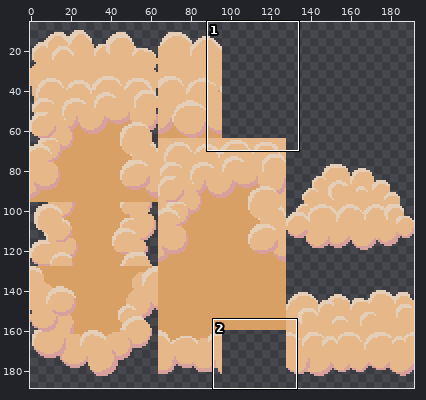
Two states of a sprite sheet, Assets/Sprites/Coral Updates/FloorCloudSprites.png. The first picture is a wide view before the edit; the outline marks the close-up.
Close-up. First the earlier version:
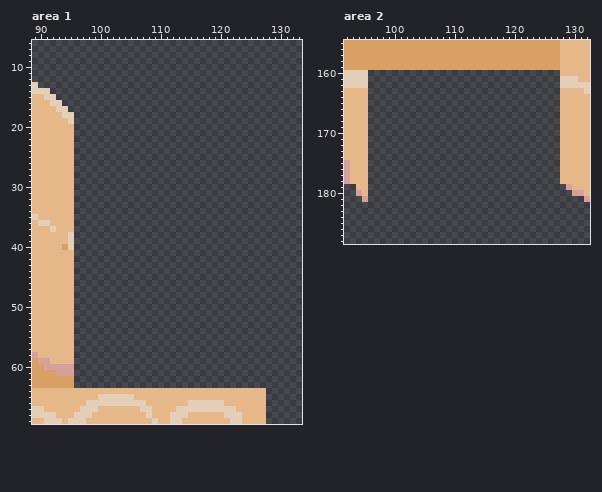
The file is 192x192 pixels. Shown: area 1: x 89..133, y 6..69; area 2: x 92..132, y 155..188. The wide view leaves out empty margins.
The same view after the edit:
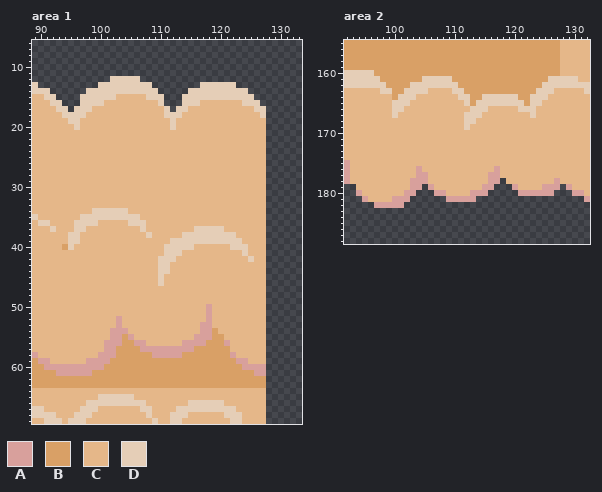
Palette (. is transparent): A #d8a09c  B #d9a066  C #e5b789  D #e5ceb7
Changes in this commit:
Changed rows in their new state; - is an unchanged pixel.
Area 1:
first column x 96:
12 ------DDDDD---------------------
13 ----DDDDDDDDD--------DDDDDD-----
14 --DDDDDDDDDDDD-----DDDDDDDDDD---
15 -DDDDDDCCCCCDDD---DDDDDDDDDDDD--
16 -DDDDCCCCCCCCCD---DDDCCCCCCCDDD-
17 DDDCCCCCCCCCCCCD-DDCCCCCCCCCCCDD
18 DDCCCCCCCCCCCCCDDDCCCCCCCCCCCCCD
19 DCCCCCCCCCCCCCCCDCCCCCCCCCCCCCCC
20 DCCCCCCCCCCCCCCCDCCCCCCCCCCCCCCC
21 CCCCCCCCCCCCCCCCCCCCCCCCCCCCCCCC
22 CCCCCCCCCCCCCCCCCCCCCCCCCCCCCCCC
23 CCCCCCCCCCCCCCCCCCCCCCCCCCCCCCCC
24 CCCCCCCCCCCCCCCCCCCCCCCCCCCCCCCC
25 CCCCCCCCCCCCCCCCCCCCCCCCCCCCCCCC
26 CCCCCCCCCCCCCCCCCCCCCCCCCCCCCCCC
27 CCCCCCCCCCCCCCCCCCCCCCCCCCCCCCCC
28 CCCCCCCCCCCCCCCCCCCCCCCCCCCCCCCC
29 CCCCCCCCCCCCCCCCCCCCCCCCCCCCCCCC
30 CCCCCCCCCCCCCCCCCCCCCCCCCCCCCCCC
31 CCCCCCCCCCCCCCCCCCCCCCCCCCCCCCCC
32 CCCCCCCCCCCCCCCCCCCCCCCCCCCCCCCC
33 CCCCCCCCCCCCCCCCCCCCCCCCCCCCCCCC
34 CCCDDDDDDCCCCCCCCCCCCCCCCCCCCCCC
35 CDDDDDDDDDDCCCCCCCCCCCCCCCCCCCCC
36 DDDDCCCCCDDDCCCCCCCCCCCCCCCCCCCC
37 DDCCCCCCCCCDCCCCCCCCDDDDDCCCCCCC
38 DCCCCCCCCCCCDCCCCCDDDDDDDDDCCCCC
39 DCCCCCCCCCCCCCCCDDDDDDDDDDDDCCCC
40 CCCCCCCCCCCCCCCDDDDDCCCCCCDDDCCC
41 CCCCCCCCCCCCCCCDDDCCCCCCCCCCDCCC
42 CCCCCCCCCCCCCCDDDCCCCCCCCCCCCDCC
43 CCCCCCCCCCCCCCDDCCCCCCCCCCCCCCCC
44 CCCCCCCCCCCCCCDDCCCCCCCCCCCCCCCC
45 CCCCCCCCCCCCCCDCCCCCCCCCCCCCCCCC
46 CCCCCCCCCCCCCCDCCCCCCCCCCCCCCCCC
47 CCCCCCCCCCCCCCCCCCCCCCCCCCCCCCCC
48 CCCCCCCCCCCCCCCCCCCCCCCCCCCCCCCC
49 CCCCCCCCCCCCCCCCCCCCCCCCCCCCCCCC
50 CCCCCCCCCCCCCCCCCCCCCCACCCCCCCCC
51 CCCCCCCCCCCCCCCCCCCCCCACCCCCCCCC
52 CCCCCCCACCCCCCCCCCCCCCACCCCCCCCC
53 CCCCCCCACCCCCCCCCCCCCAACCCCCCCCC
54 CCCCCCAAACCCCCCCCCCCCAABCCCCCCCC
55 CCCCCCAABACCCCCCCCCCAAABBCCCCCCC
56 CCCCCAAABBAACCCCCCAAAABBBACCCCCC
57 CCCCCAABBBBAAAAAAAAABBBBBBCCCCCC
58 CCCCAAABBBBBBAAAAABBBBBBBBACCCCC
59 CCAAAABBBBBBBBBBBBBBBBBBBBBAACCC
60 AAAAABBBBBBBBBBBBBBBBBBBBBBBAAAA
61 AAABBBBBBBBBBBBBBBBBBBBBBBBBBBAA
62 BBBBBBBBBBBBBBBBBBBBBBBBBBBBBBBB
63 BBBBBBBBBBBBBBBBBBBBBBBBBBBBBBBB
Area 2:
first column x 96:
160 DBBBBBBBBBBBBBBBBBBBBBBBBBBBBBBB
161 DDBBBBBBBDDDDDBBBBBBBBBBBBBBBBDD
162 DDDBBBBDDDDDDDDBBBBBBBBBBBBBBDDD
163 CCDDBBDDDDCCCCDDBBBBBBBBBBBBDDDC
164 CCCCBDDDCCCCCCCDDBBDDDDDDBBDDDCC
165 CCCCDDDCCCCCCCCCDBDDDDDDDDBDDCCC
166 CCCCDDCCCCCCCCCCCDDDCCCCCDDDCCCC
167 CCCCDCCCCCCCCCCCDDDCCCCCCCCDCCCC
168 CCCCCCCCCCCCCCCCDDCCCCCCCCCCCCCC
169 CCCCCCCCCCCCCCCCDCCCCCCCCCCCCCCC
170 CCCCCCCCCCCCCCCCCCCCCCCCCCCCCCCC
171 CCCCCCCCCCCCCCCCCCCCCCCCCCCCCCCC
172 CCCCCCCCCCCCCCCCCCCCCCCCCCCCCCCC
173 CCCCCCCCCCCCCCCCCCCCCCCCCCCCCCCC
174 CCCCCCCCCCCCCCCCCCCCCCCCCCCCCCCC
175 CCCCCCCCCCCCCCCCCCCCCCCCCCCCCCCC
176 CCCCCCCCACCCCCCCCCCCCACCCCCCCCCC
177 CCCCCCCCAACCCCCCCCCCAACCCCCCCCCC
178 CCCCCCCAAACCCCCCCCCCAA-CCCCCCCCA
179 CCCCCCCAA-ACCCCCCCCAA---ACCCCAAA
180 CCCCCCAA---AACCCCAAA-----AAAAAA-
181 CCCCAAA------AAAAA--------------
182 -AAAAA--------------------------
Changed places in both close-ups, as pixel boxes (x1, y1, x2, y2):
added: (74, 76, 266, 388)
added: (368, 70, 560, 208)
